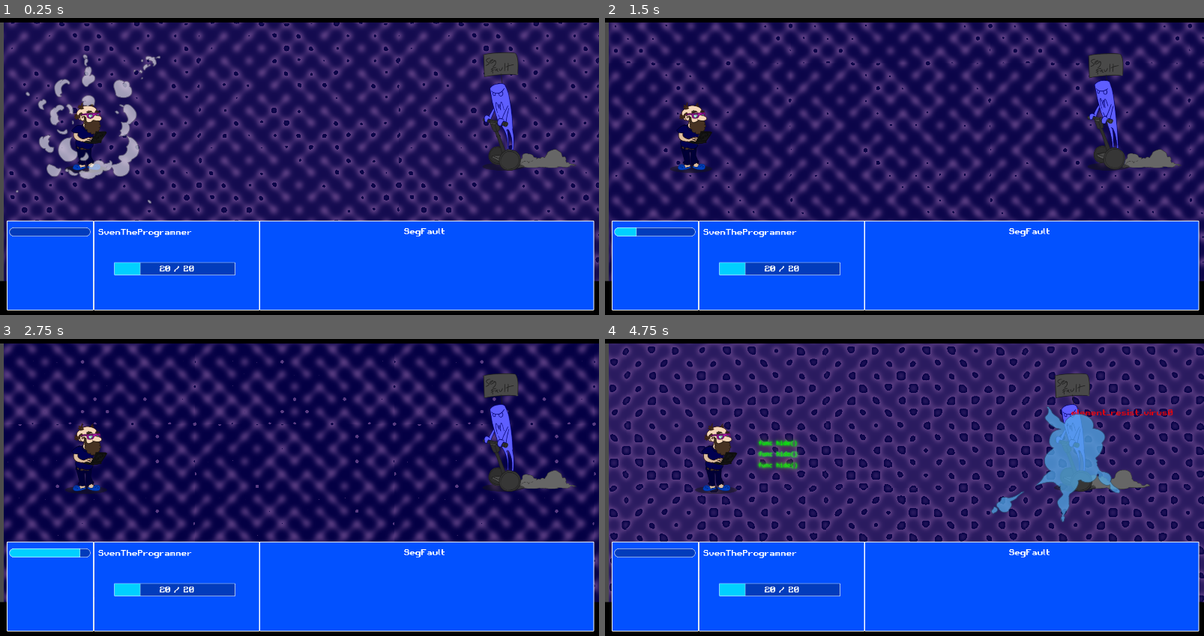
Above: before the commit, frames 1-4 (two rows, left to right).
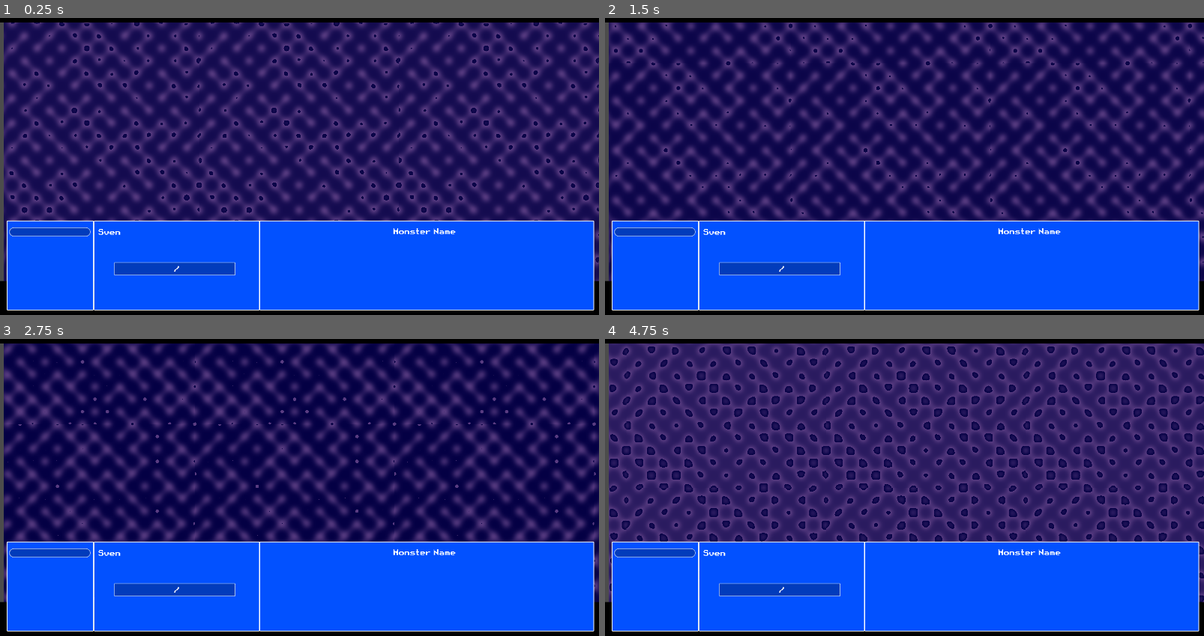
Above: after the commit, the same moments.

Repository: Alexander-Hjelm/bearded-programmer-sven
Game: Godot game, scene res://MainScene.tscn
The game is run twice, just before and just after one commit, with the same random seed, the same clock (stepped at 60 frames per second) and the same inputs.
Inputs (mouse positions are in pixels of both pictures, inside the frame that each line leads up to):
- Up to frame 1 (0.25 s): no input
- Up to frame 2 (1.5 s): no input
- Up to frame 3 (2.75 s): no input
- Up to frame 4 (4.75 s): click (652, 546) at 3.5 s, where only the run before the commit has a clickable "Attack"

The runs differ from the first frame. In frame 1, 4.7% of the frame differs, in the area x 2-97%, y 11-87%; in frame 2, 3.1%; in frame 3, 3.3%; in frame 4, 5.3%, in the area x 15-95%, y 11-87%.
Error after the commit: Parse Error: The identifier "inventory" isn't declared in the current scope. (res://Script/combat_manager.gd:121)

Commit message:
MonsterPosNodes

Diff:
--- a/MainScene.tscn
+++ b/MainScene.tscn
@@ -75,5 +75,24 @@
 [node name="Team0StartPos" type="Node2D" parent="."]
 position = Vector2( 276.999, 453.616 )
 
+[node name="Pos1" type="Position2D" parent="Team0StartPos"]
+
 [node name="Team1StartPos" type="Node2D" parent="."]
-position = Vector2( 1615.09, 446.242 )
+position = Vector2( 1579.93, 446.242 )
+
+[node name="Pos2" type="Position2D" parent="Team1StartPos"]
+position = Vector2( -218.373, -92.5309 )
+
+[node name="Pos1" type="Position2D" parent="Team1StartPos"]
+
+[node name="Pos3" type="Position2D" parent="Team1StartPos"]
+position = Vector2( -275.742, 49.9666 )
+
+[node name="Pos4" type="Position2D" parent="Team1StartPos"]
+position = Vector2( -42.5643, 114.738 )
+
+[node name="Pos5" type="Position2D" parent="Team1StartPos"]
+position = Vector2( -442.298, -57.3693 )
+
+[node name="Pos6" type="Position2D" parent="Team1StartPos"]
+position = Vector2( -510.771, 81.427 )
--- a/project.godot
+++ b/project.godot
@@ -80,7 +80,6 @@
 combat_manager="*res://Script/combat_manager.gd"
 HUD="*res://Scenes/UI/HUD.tscn"
 Global="*res://Global.gd"
-inventory="*res://Script/inventory.gd"
 
 [display]
 
